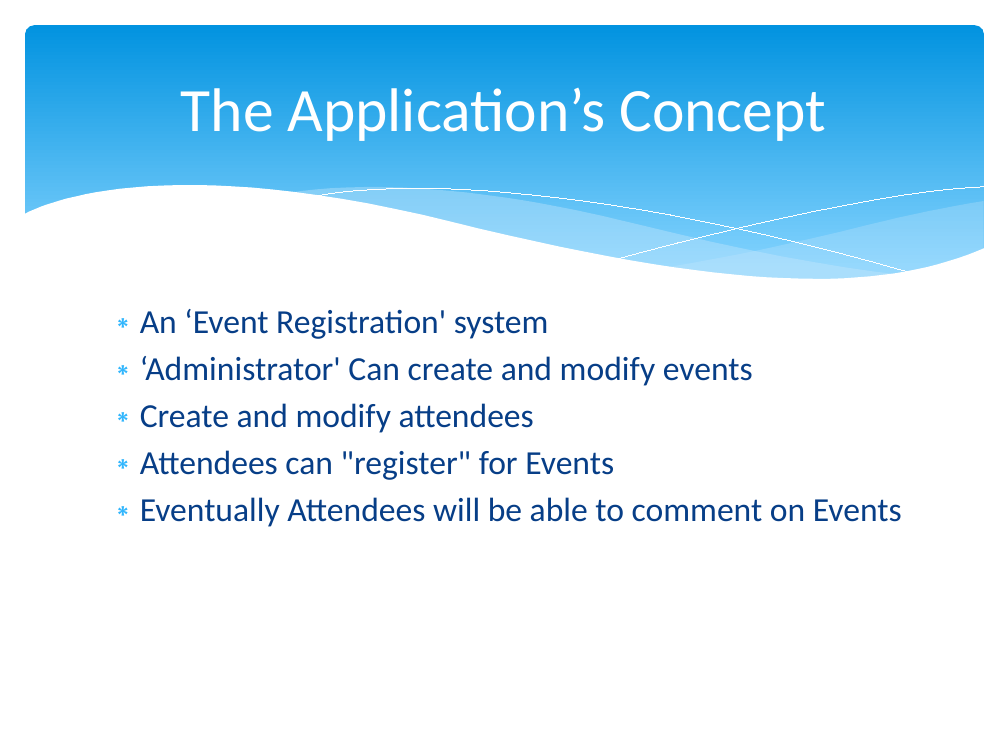
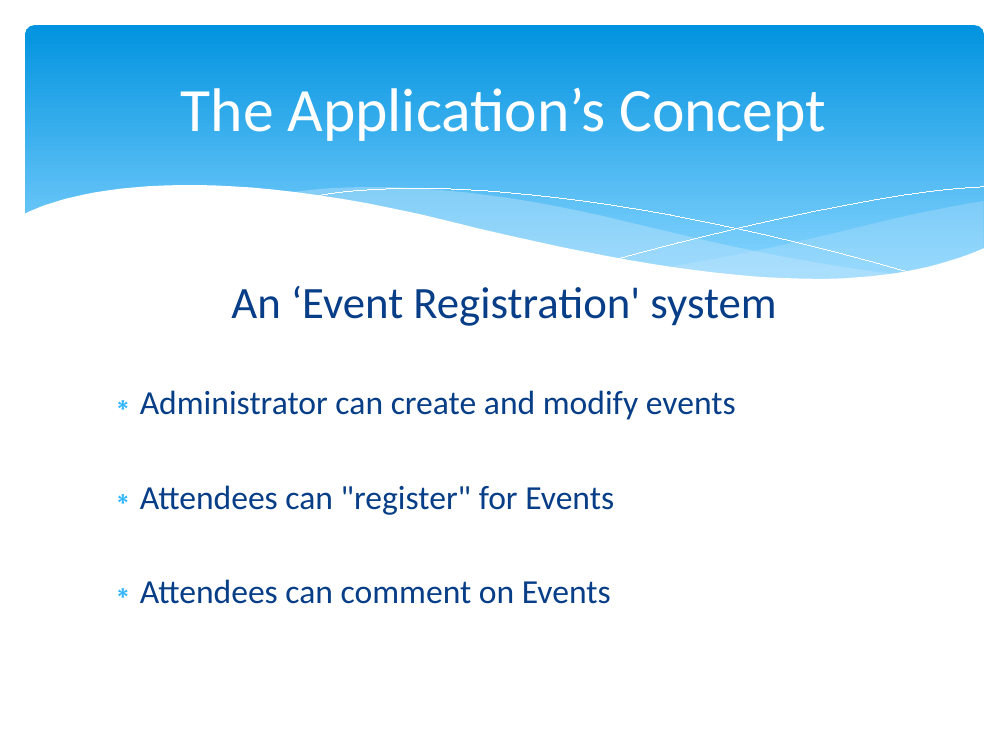
Before and after one commit to marcesher/mxunit-cfmeetups, a slide deck: slide 15 of CFObjective_ORMZen/preso/orm_zen.ppt.pptx (slide 17 before the commit). Drawn at 1008x756 pixels with LibreOffice and Linux fonts; fonts in the diff are those of the drawing. Boxes give left, top, right and bottom in pixels: in the first picture for what was removed or moved away, otherwise in the second. Text is boxed around its words. In the diff, an @@ line names an element or a change of style, - is before the commit and + after.

```diff
--- a/CFObjective_ORMZen/preso/orm_zen.ppt.pptx
+++ b/CFObjective_ORMZen/preso/orm_zen.ppt.pptx
@@ text "An ‘Event Registration' system" moved from (x1=140, y1=309, x2=902, y2=527) to (x1=140, y1=286, x2=776, y2=604) @@
@@ text at (x1=231, y1=286, x2=776, y2=326): size 24 to 32 pt in "An ‘Event Registration' system"; alignment left to centre; bullet ∗ to none; more space between paragraphs @@
@@ text at (x1=140, y1=390, x2=736, y2=420): text changed @@
-∗ ‘Administrator' Can create and modify events
-∗ Create and modify attendees
+∗ Administrator can create and modify events
@@ text at (x1=140, y1=579, x2=611, y2=604): text changed @@
-∗ Eventually Attendees will be able to comment on Events
+∗ Attendees can comment on Events
```
Also in this commit, not shown: 19 other slides changed, 2 slides added, 4 slides removed, 1 other file.
